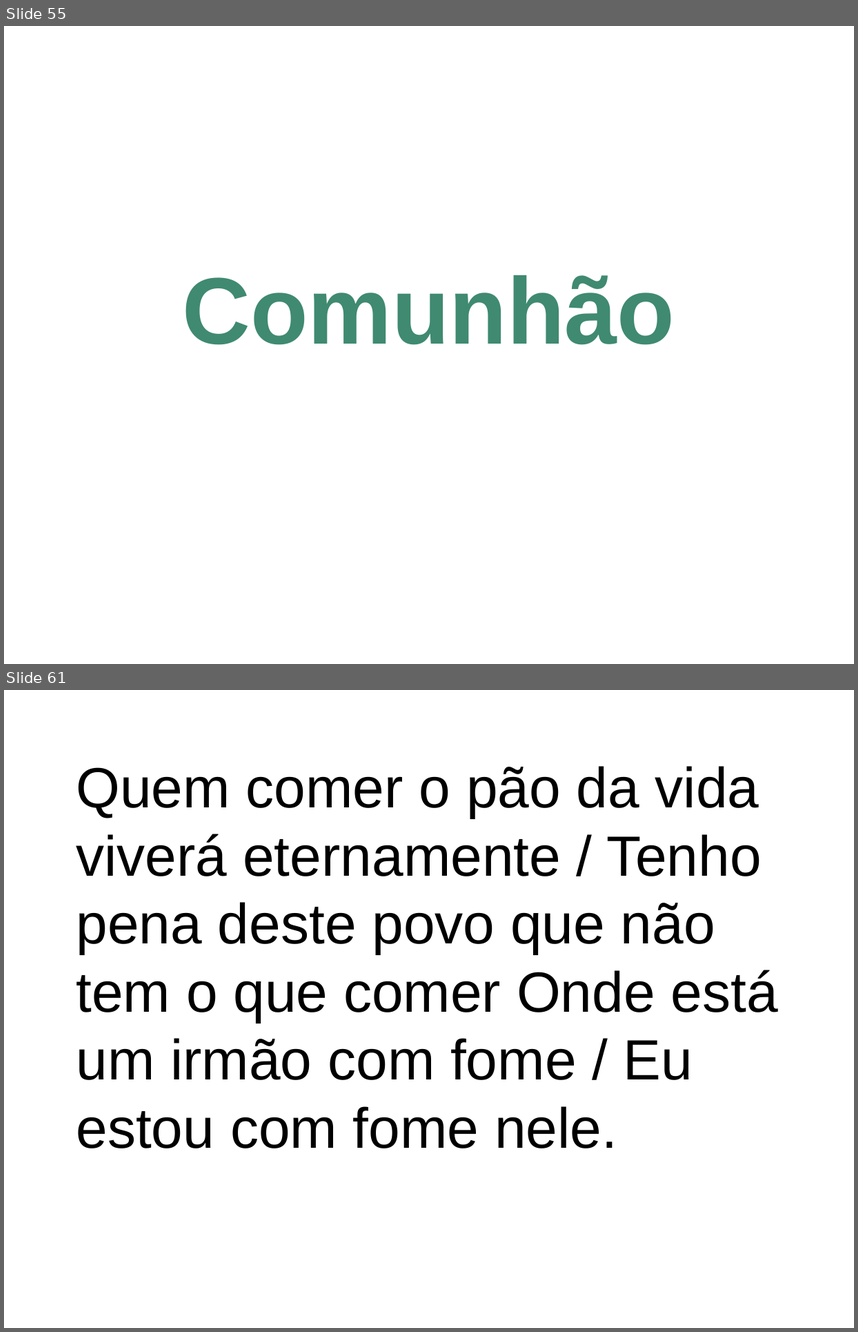
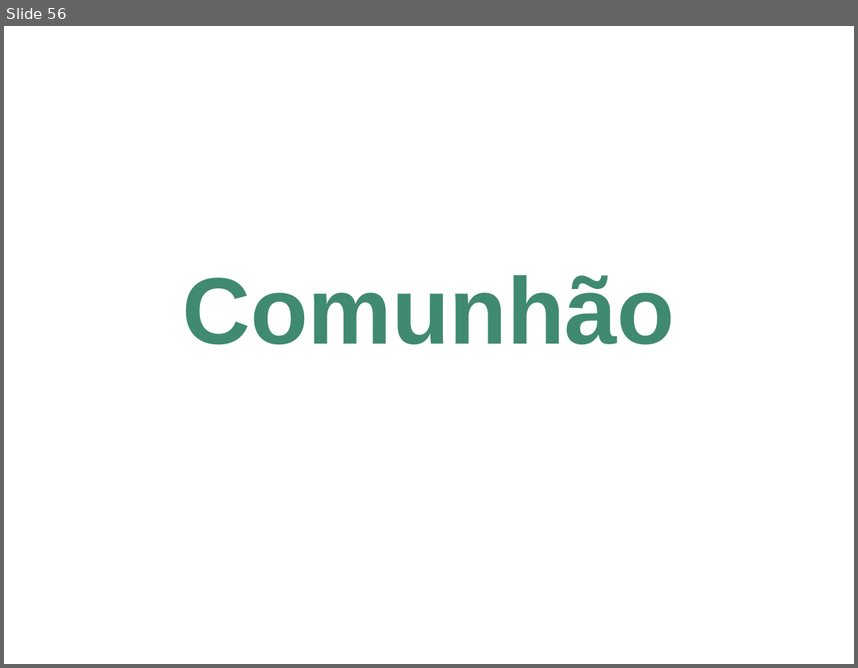
Before and after one commit to inmjava/MissaGenerator, a slide deck: cantos-ppt.ppt. Shown one above the other, each under a label of ours: slides 55 and 61 before the commit, slide 56 after it; the slides between them are not shown. The pictures are 858x1332 and 858x668 pixels, drawn with LibreOffice and Linux fonts; fonts in the diff are those of the drawing. Boxes give left, top, right and bottom in pixels: in the first picture for what was removed or moved away, otherwise in the second. Text is boxed around its words. In the diff, an @@ line names an element or a change of style, - is before the commit and + after.

```diff
--- a/cantos-ppt.ppt
+++ b/cantos-ppt.ppt
@@ slide 61 removed at [4, 690, 854, 1328], background #FFFFFF @@
@@ title removed at [76, 766, 778, 1148] @@
-Quem comer o pão da vida viverá eternamente / Tenho pena deste povo que não tem o que comer Onde está um irmão com fome / Eu estou com fome nele.
@@ what was slide 55 is now slide 56 @@
```
Also in this commit, not shown: 43 slides added, 45 other slides removed, 7 other files.
